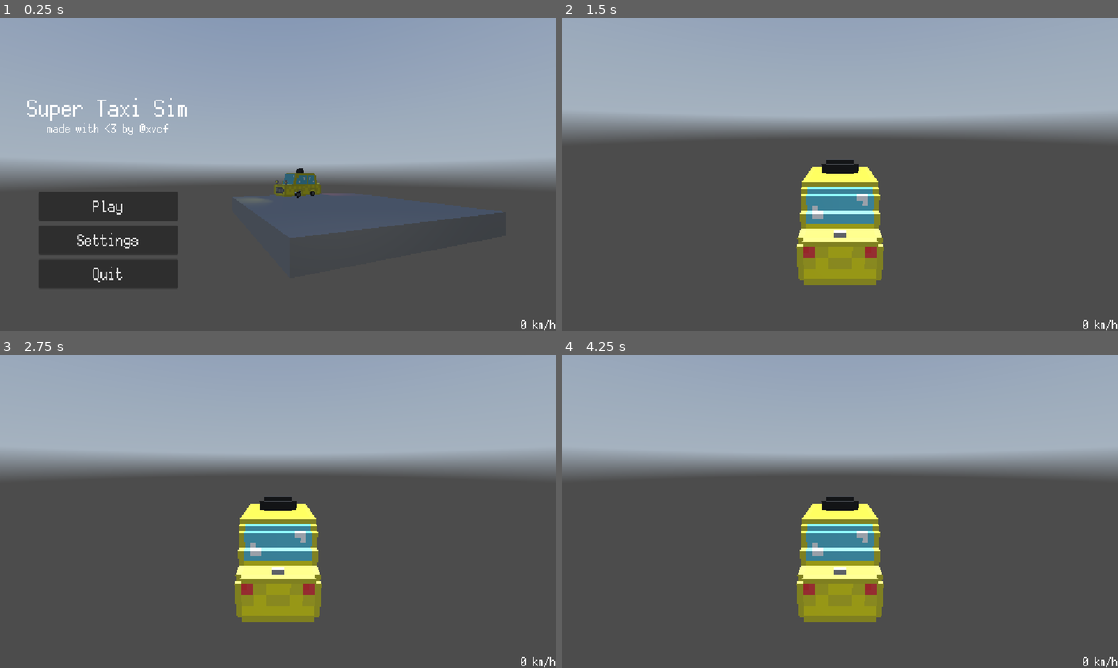
Above: before the commit, frames 1-4 (two rows, left to right).
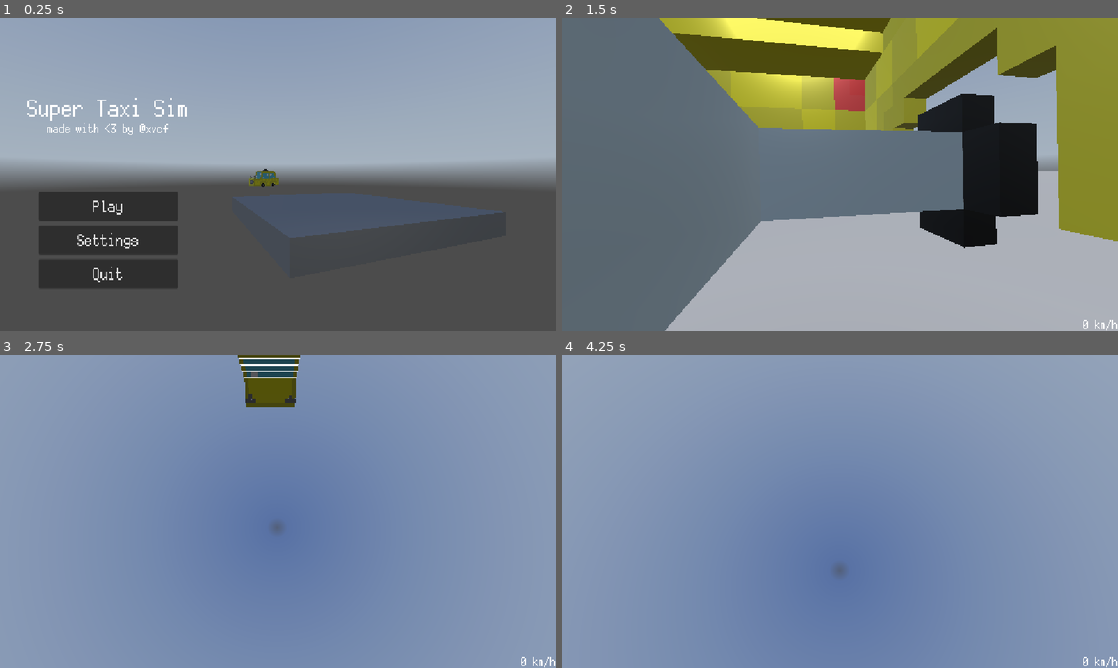
Above: after the commit, the same moments.

Repository: RafaeloxMC/super-taxi-sim
Game: Godot game, scene res://scenes/main_menu.tscn
The game is run twice, just before and just after one commit, with the same random seed, the same clock (stepped at 60 frames per second) and the same inputs. A sky picture missing from this copy of the repository is replaced by a grey-blue gradient.
Inputs:
- Up to frame 1 (0.25 s): no input
- Up to frame 2 (1.5 s): click "Play" at 0.5 s; tap Enter at 1.25 s; hold Right from 1.28 s (still down); tap Alt at 1.35 s
- Up to frame 3 (2.75 s): release Right at 2.03 s; hold S (brake) from 2.03 s (still down); tap Shift at 2.1 s
- Up to frame 4 (4.25 s): release S (brake) at 2.78 s; hold Right 2.78-3.53 s; tap Alt at 2.85 s; hold W (accelerate) from 3.53 s (still down); tap Shift at 3.6 s

The runs differ from the first frame. In frame 1, 0.8% of the frame differs, in the area x 44-100%, y 48-100%; in frame 2, 96%, in the area x 0-100%, y 0-100%; in frame 3, 89%; in frame 4, 80%.

Commit message:
Add better setup for taxi, still bugged

Diff:
--- a/scenes/taxi.tscn
+++ b/scenes/taxi.tscn
@@ -1,8 +1,7 @@
-[gd_scene load_steps=6 format=3 uid="uid://8wv5dau7tb2h"]
+[gd_scene load_steps=5 format=3 uid="uid://8wv5dau7tb2h"]
 
 [ext_resource type="PackedScene" uid="uid://cgruhf0xq2sig" path="res://assets/models/taxi.gltf" id="1_i2df7"]
 [ext_resource type="Script" uid="uid://8r5je374hedj" path="res://scripts/taxi.gd" id="1_qfcln"]
-[ext_resource type="PackedScene" uid="uid://b72tgd6dopu1q" path="res://scenes/ingame_ui.tscn" id="3_a5vla"]
 [ext_resource type="PackedScene" uid="uid://dpqgq5wsh7vw1" path="res://assets/models/taxi_wheels.gltf" id="4_vmegq"]
 
 [sub_resource type="SphereShape3D" id="SphereShape3D_vmegq"]
@@ -11,6 +10,8 @@
 script = ExtResource("1_qfcln")
 
 [node name="Car" type="Node3D" parent="."]
+
+[node name="RayCast3D" type="RayCast3D" parent="Car"]
 
 [node name="Model" parent="Car" instance=ExtResource("1_i2df7")]
 transform = Transform3D(0.1, 0, 0, 0, 0.1, 0, 0, 0, 0.1, 0.19850981, 0, 0)
@@ -51,15 +52,6 @@
 [node name="fl" parent="Car/Model/Wheels" instance=ExtResource("4_vmegq")]
 transform = Transform3D(0.1, 0, 0, 0, 0.1, 0, 0, 0, 0.1, 1.4983988, -0.00044983625, 0.00019013882)
 
-[node name="RayCast3D" type="RayCast3D" parent="Car"]
-target_position = Vector3(0, -100, 0)
-
-[node name="Camera3D" type="Camera3D" parent="."]
-transform = Transform3D(-1, 1.9517145e-08, -8.521633e-08, 0, 0.9747612, 0.22325012, 8.742278e-08, 0.22325012, -0.9747612, -3.8146973e-06, 2.6687412, -4.529764)
-current = true
-
-[node name="IngameUI" parent="Camera3D" instance=ExtResource("3_a5vla")]
-
 [node name="CollisionShape3D" type="CollisionShape3D" parent="."]
-transform = Transform3D(2.25, 0, 0, 0, 2.25, 0, 0, 0, 2.25, 0, 1.1343803, 0)
+transform = Transform3D(2.25, 0, 0, 0, 2.25, 0, 0, 0, 2.25, 0, 1.1355244, 0)
 shape = SubResource("SphereShape3D_vmegq")
--- a/scenes/world.tscn
+++ b/scenes/world.tscn
@@ -1,7 +1,9 @@
-[gd_scene load_steps=3 format=3 uid="uid://bm5tjvuqrtah6"]
+[gd_scene load_steps=5 format=3 uid="uid://bm5tjvuqrtah6"]
 
 [ext_resource type="PackedScene" uid="uid://8wv5dau7tb2h" path="res://scenes/taxi.tscn" id="1_nnsk1"]
 [ext_resource type="Environment" uid="uid://dkygvks1nh6en" path="res://assets/world/world.tres" id="2_rwgxs"]
+[ext_resource type="Script" uid="uid://pvw6thtwhbap" path="res://scripts/camera3d.gd" id="3_k0juu"]
+[ext_resource type="PackedScene" uid="uid://b72tgd6dopu1q" path="res://scenes/ingame_ui.tscn" id="4_71j4m"]
 
 [node name="World" type="Node3D"]
 
@@ -16,7 +18,7 @@
 size = Vector3(11.035828, 5.369995, 1.7154541)
 
 [node name="Taxi" parent="." instance=ExtResource("1_nnsk1")]
-transform = Transform3D(1, 0, 0, 0, 1, 0, 0, 0, 1, -0.68463945, 13.890732, -0.51555824)
+transform = Transform3D(1, 0, 0, 0, 1, 0, 0, 0, 1, -0.68463945, 1.0479698, -0.51555824)
 
 [node name="DirectionalLight3D" type="DirectionalLight3D" parent="."]
 transform = Transform3D(1, 0, 0, 0, -4.371139e-08, 1, 0, -1, -4.371139e-08, 0, 11.245623, 0)
@@ -24,3 +26,11 @@
 
 [node name="WorldEnvironment" type="WorldEnvironment" parent="."]
 environment = ExtResource("2_rwgxs")
+
+[node name="Camera3D" type="Camera3D" parent="." node_paths=PackedStringArray("target")]
+transform = Transform3D(-1, 1.9517145e-08, -8.521633e-08, 0, 0.9747612, 0.22325012, 8.742278e-08, 0.22325012, -0.9747612, -0.6734619, 2.6687412, -4.529764)
+current = true
+script = ExtResource("3_k0juu")
+target = NodePath("../Taxi/Car/Model")
+
+[node name="IngameUI" parent="Camera3D" instance=ExtResource("4_71j4m")]
--- /dev/null
+++ b/scripts/camera3d.gd
@@ -0,0 +1,14 @@
+extends Camera3D
+
+@export var lerp_speed = 3.0
+@export var offset = Vector3.ZERO
+@export var target : Node
+
+
+func _physics_process(delta):
+	if !target:
+		return
+	var target_pos = target.global_transform.translated_local(offset)
+	global_transform = global_transform.interpolate_with(target_pos, lerp_speed * delta)
+	if not target.global_position != Vector3.UP:
+		look_at(target.global_position, Vector3.UP)
--- a/scripts/taxi.gd
+++ b/scripts/taxi.gd
@@ -1,17 +1,23 @@
 extends RigidBody3D
-@onready var car_mesh = $"."
+
+var sphere_offset = Vector3(0.7, -0.4, 0.5) #Vector3.DOWN
+var acceleration = 35.0
+var steering = 19.0
+var turn_speed = 4.0
+var turn_stop_limit = 0.75
+var body_tilt = 35
+
+var speed_input = 0
+var turn_input = 0
+
+@onready var car_mesh = $Car
 @onready var body_mesh = $Car/Model
 @onready var ground_ray = $Car/RayCast3D
-@onready var fr: Node3D = $Car/Model/Wheels/fr
-@onready var fl: Node3D = $Car/Model/Wheels/fl
-var body_tilt = 35
-var sphere_offset = Vector3.DOWN
-var acceleration = 35.0
-var steering = 18.0
-var turn_speed = 4.0
-var turn_stop_limit = 0.75
-var speed_input = 0
-var turn_input = 0
+@onready var right_wheel = $Car/Model/Wheels/fr
+@onready var left_wheel = $Car/Model/Wheels/fl
+
+#func _ready():
+#	ground_ray.add_exception(self)
 
 func _physics_process(delta):
 	car_mesh.position = position + sphere_offset
@@ -20,12 +26,11 @@
 
 func _process(delta):
 	if not ground_ray.is_colliding():
-		print("Ground is not colliding!")
 		return
 	speed_input = Input.get_axis("brake", "accelerate") * acceleration
 	turn_input = Input.get_axis("steer_right", "steer_left") * deg_to_rad(steering)
-	fr.rotation.y = turn_input
-	fl.rotation.y = turn_input
+	right_wheel.rotation.y = turn_input
+	left_wheel.rotation.y = turn_input
 
 	if linear_velocity.length() > turn_stop_limit:
 		var new_basis = car_mesh.global_transform.basis.rotated(car_mesh.global_transform.basis.y, turn_input)
@@ -41,4 +46,5 @@
 func align_with_y(xform, new_y):
 	xform.basis.y = new_y
 	xform.basis.x = -xform.basis.z.cross(new_y)
+#	xform.basis = xform.basis.orthonormalized()
 	return xform.orthonormalized()
Not shown, added: scripts/camera3d.gd.uid
